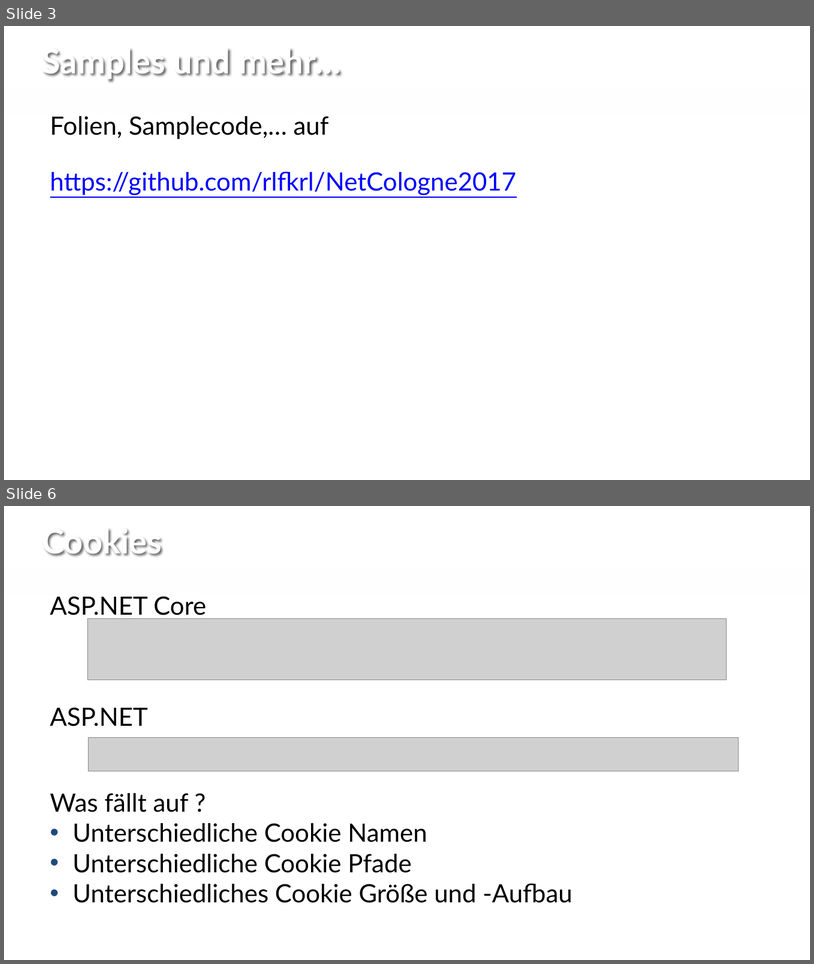
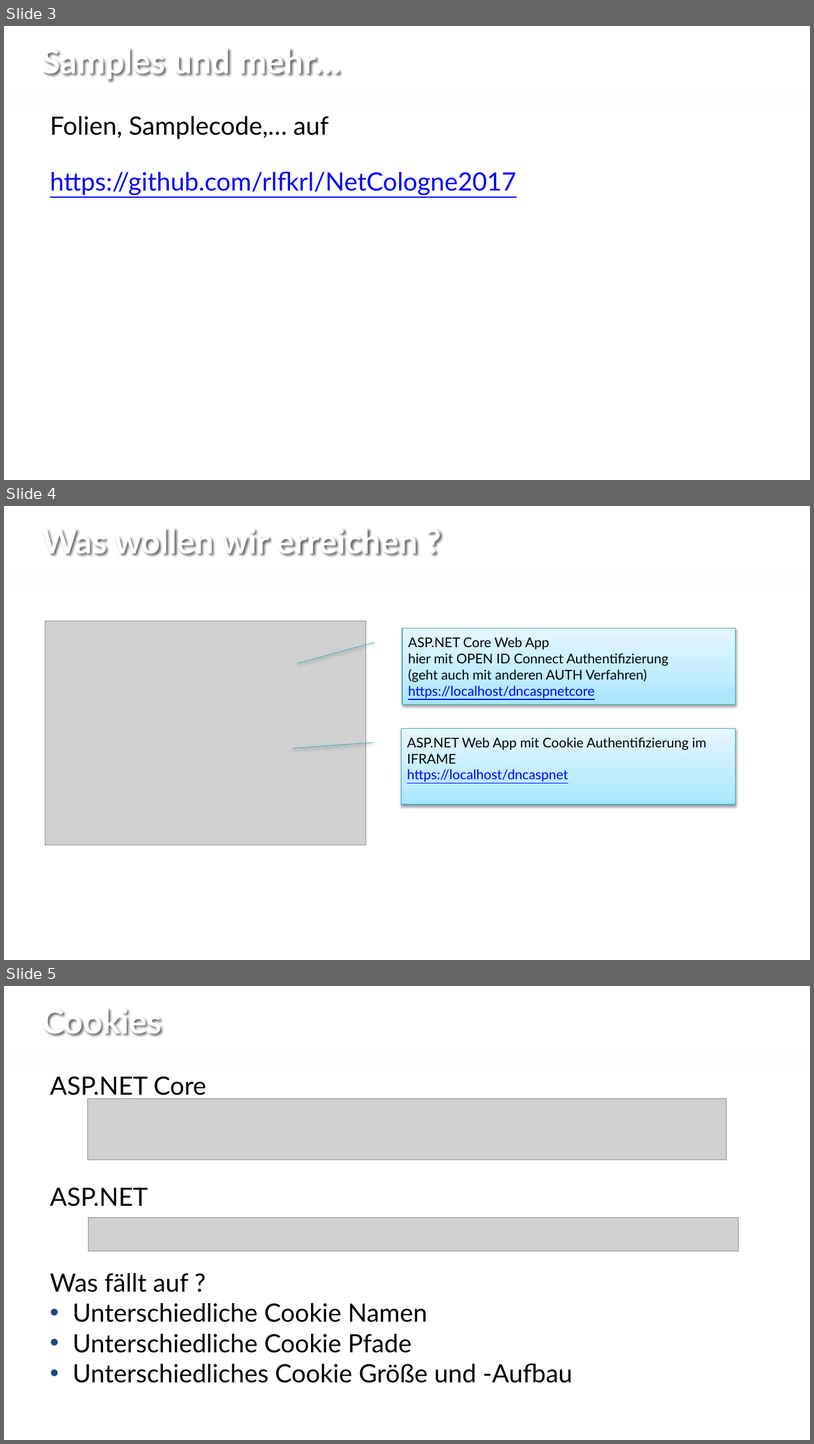
Before and after one commit to rlfkrl/NetCologne2017, a slide deck: slides/open id connect - share cookies.pptx. Shown one above the other, each under a label of ours: slides 3 and 6 before the commit, slides 3, 4 and 5 after it; the slides between them are not shown. The pictures are 814x964 and 814x1444 pixels, drawn with LibreOffice and Linux fonts; fonts in the diff are those of the drawing; grey boxes stand for pictures; background and template pictures are left out. Boxes give left, top, right and bottom in pixels: in the first picture for what was removed or moved away, otherwise in the second. Text is boxed around its words. In the diff, an @@ line names an element or a change of style, - is before the commit and + after.

```diff
--- a/slides/open id connect - share cookies.pptx
+++ b/slides/open id connect - share cookies.pptx
@@ slide 4 added at bbox=[4, 506, 810, 960], background #FFFFFF; not listed: 1 template element that a slide beside it also shows @@
@@ title added at bbox=[42, 529, 418, 556], 40 pt, text #FFFFFF, bold @@
+Was wollen wir erreichen ?
@@ picture added at bbox=[45, 621, 366, 846] @@
@@ border callout added at bbox=[402, 628, 736, 705], fill gradient #A7E6FF to #C1EDFF to #E7F8FF, outline #46AAC5 0.75 pt, 16 pt, text #000000 @@
+ASP.NET Core Web App
+hier mit OPEN ID Connect Authentifizierung
+(geht auch mit anderen AUTH Verfahren)
+https://localhost/dncaspnetcore
@@ border callout added at bbox=[401, 728, 736, 804], fill gradient #A7E6FF to #C1EDFF to #E7F8FF, outline #46AAC5 0.75 pt, 16 pt, text #000000 @@
+ASP.NET Web App mit Cookie Authentifizierung im IFRAME
+https://localhost/dncaspnet
@@ what was slide 6 is now slide 5 @@
```
Also in this commit, not shown: 2 slides changed, 2 slides removed.
